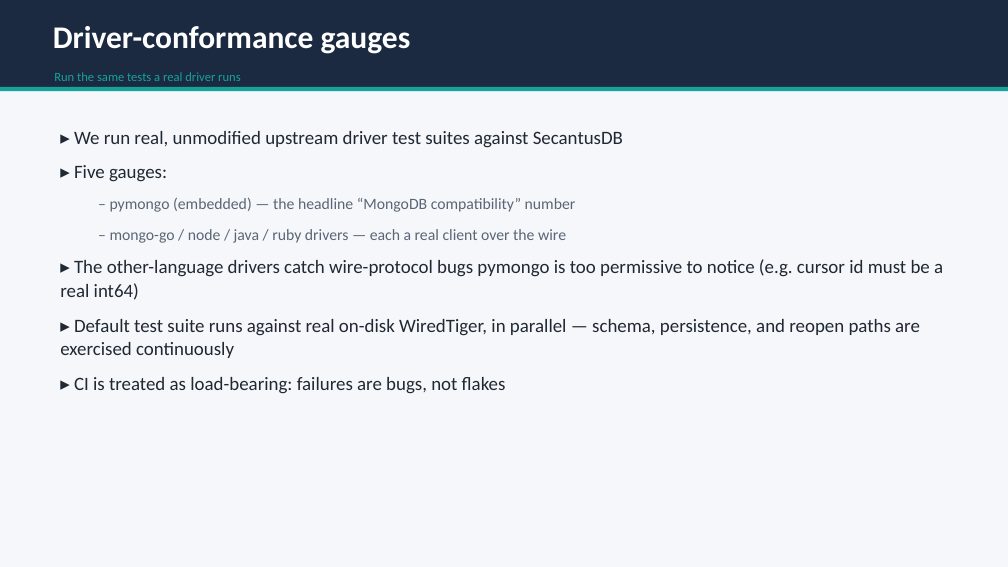
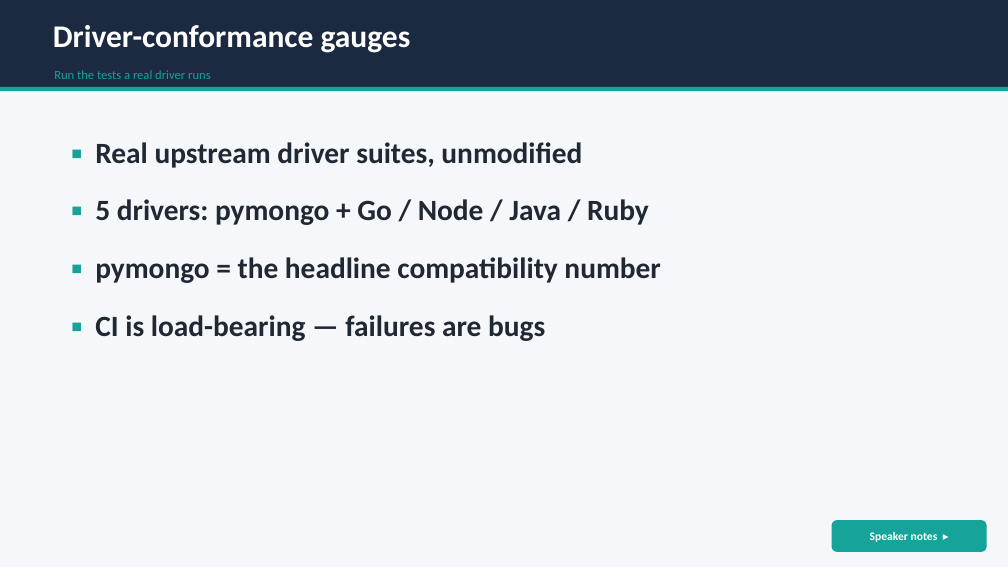
Before and after one commit to jdrumgoole/SecantusDB, a slide deck: slide 17 of docs/presentations/SecantusDB-overview.pptx. Drawn at 1008x567 pixels with LibreOffice and Linux fonts; fonts in the diff are those of the drawing. Boxes give left, top, right and bottom in pixels: in the first picture for what was removed or moved away, otherwise in the second. Text is boxed around its words. In the diff, an @@ line names an element or a change of style, - is before the commit and + after.

```diff
--- a/docs/presentations/SecantusDB-overview.pptx
+++ b/docs/presentations/SecantusDB-overview.pptx
@@ text at box(54, 70, 211, 79): text changed @@
-Run the same tests a real driver runs
+Run the tests a real driver runs
@@ text at box(95, 142, 660, 341): text changed; size 18 to 28 pt; bold on @@
-▸ We run real, unmodified upstream driver test suites against SecantusDB
-▸ Five gauges:
-  – pymongo (embedded) — the headline “MongoDB compatibility” number
-  – mongo-go / node / java / ruby drivers — each a real client over the wire
-▸ The other-language drivers catch wire-protocol bugs pymongo is too permissive to notice (e.g. cursor id must be a real int64)
-▸ Default test suite runs against real on-disk WiredTiger, in parallel — schema, persistence, and reopen paths are exercised continuously
-▸ CI is treated as load-bearing: failures are bugs, not flakes
+▪ Real upstream driver suites, unmodified
+▪ 5 drivers: pymongo + Go / Node / Java / Ruby
+▪ pymongo = the headline compatibility number
+▪ CI is load-bearing — failures are bugs
@@ rounded rectangle added at box(832, 520, 987, 552), fill #15A39A, 11 pt, text #FFFFFF, bold @@
+Speaker notes ▸
```
Also in this commit, not shown: 26 other slides changed, 28 slides added.
